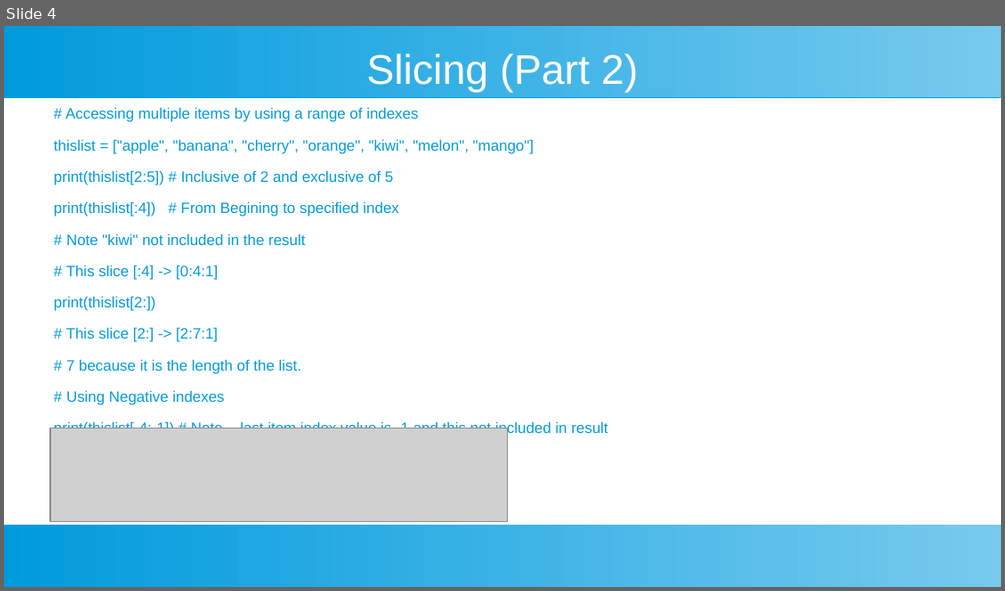
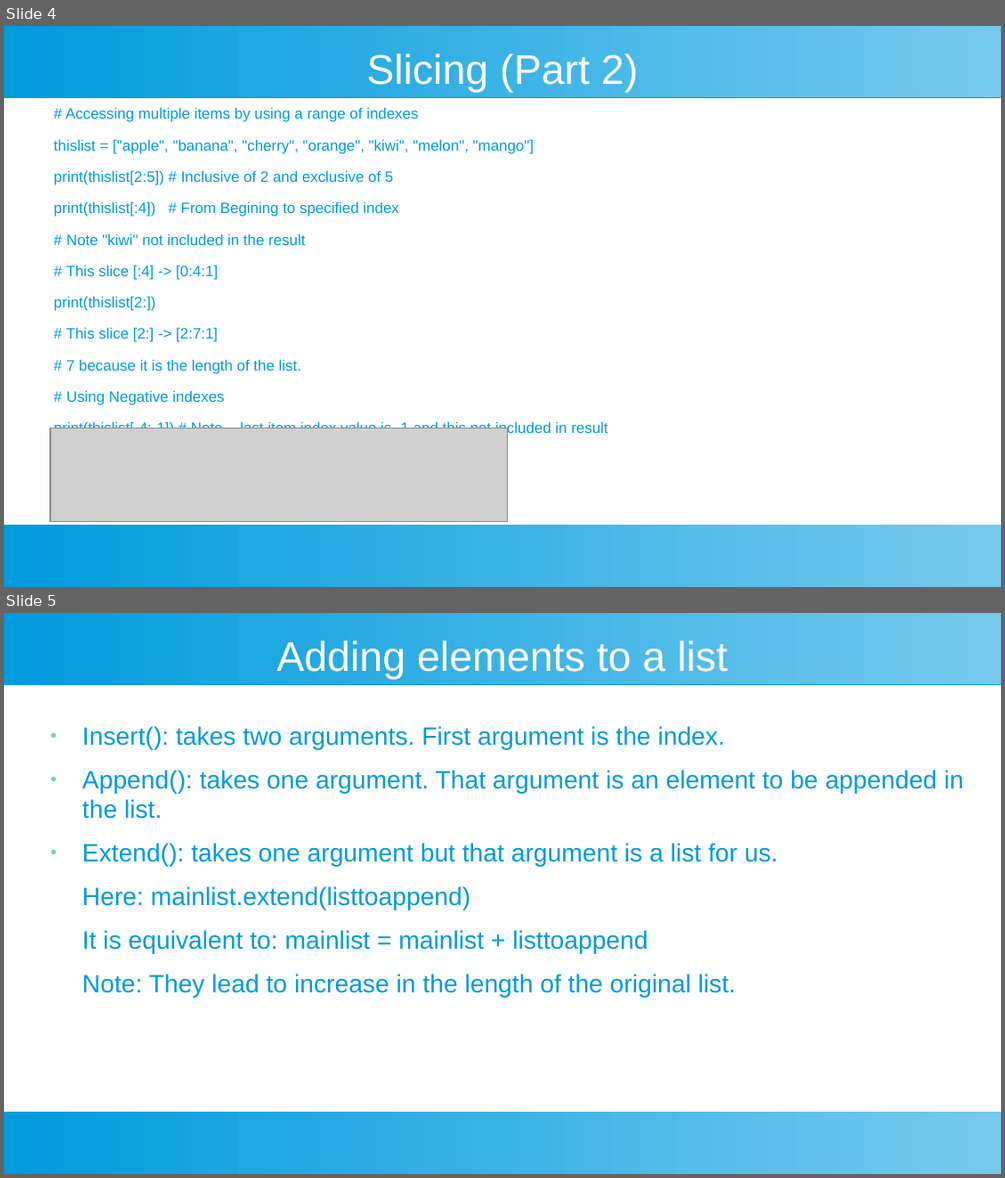
Before and after one commit to ashishjain1547/public_lessons_in_python, a slide deck: Ch 7 - Lists/List.odp. Shown one above the other, each under a label of ours: slide 4 before the commit, slides 4 and 5 after it. The pictures are 1005x591 and 1005x1178 pixels, drawn with LibreOffice and Linux fonts; fonts in the diff are those of the drawing; grey boxes stand for pictures. Boxes give left, top, right and bottom in pixels: in the first picture for what was removed or moved away, otherwise in the second. Text is boxed around its words. In the diff, an @@ line names an element or a change of style, - is before the commit and + after.

```diff
--- a/Ch 7 - Lists/List.odp
+++ b/Ch 7 - Lists/List.odp
@@ slide 5 added at (4,613,1001,1174), background #FFFFFF; not listed: 2 template elements that a slide beside it also shows @@
@@ title added at (276,641,728,679), 33 pt, text #FFFFFF @@
+Adding elements to a list
@@ text added at (82,726,963,997), 20 pt, text #009BDD @@
+● Insert(): takes two arguments. First argument is the index.
+● Append(): takes one argument. That argument is an element to be appended in the list.
+● Extend(): takes one argument but that argument is a list for us.
+Here: mainlist.extend(listtoappend)
+It is equivalent to: mainlist = mainlist + listtoappend
+Note: They lead to increase in the length of the original list.
```
Also in this commit, not shown: 2 other slides added, 16 other files.
